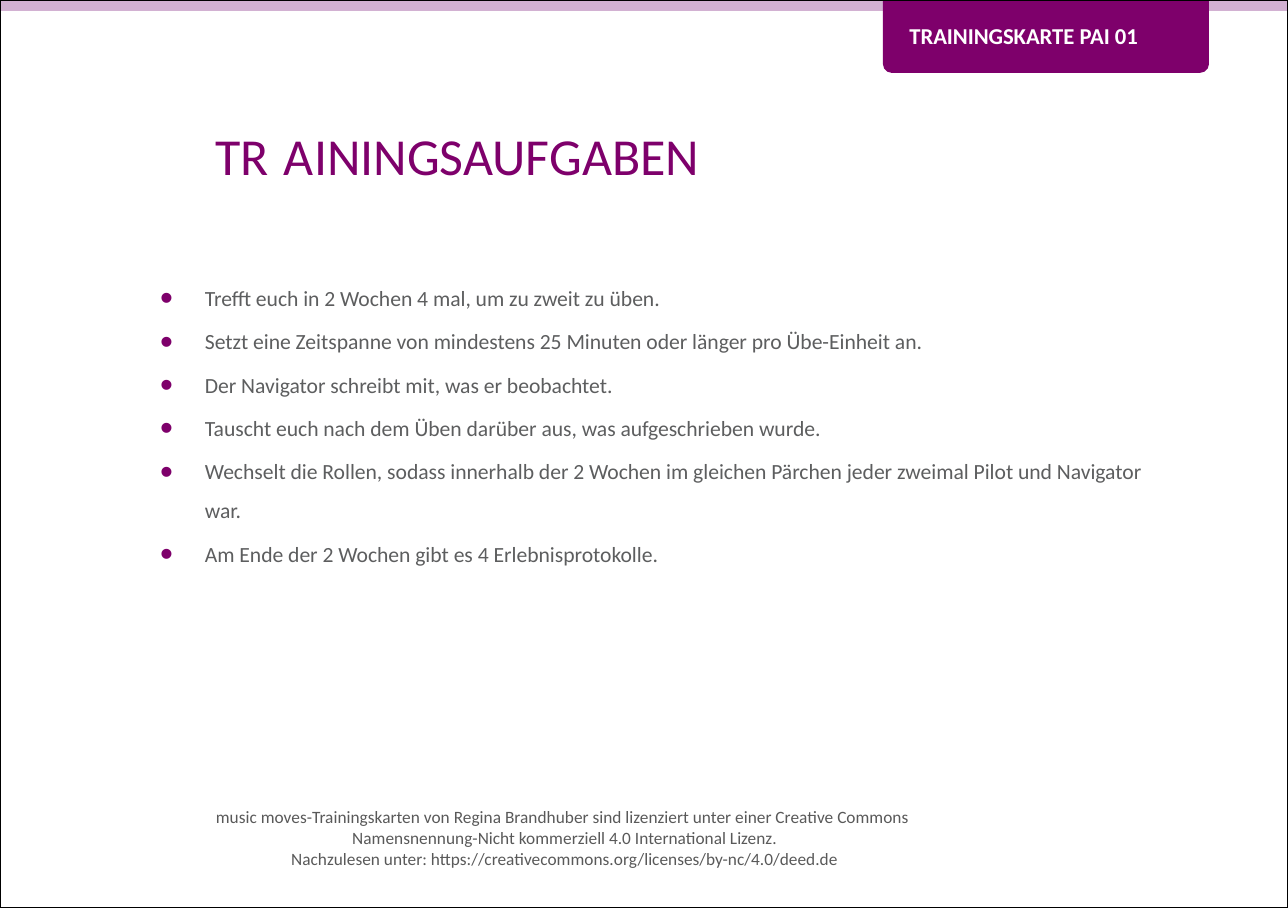
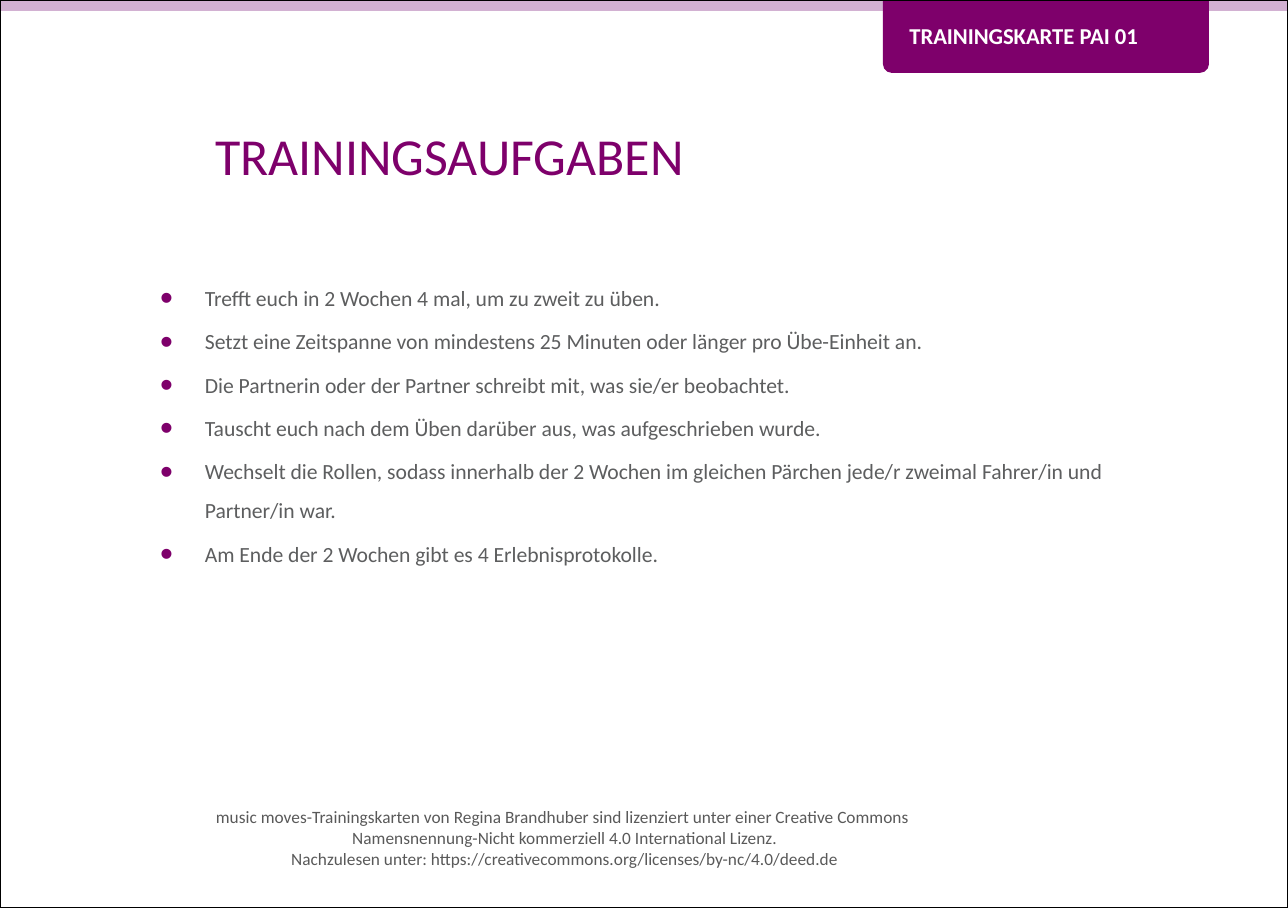
Before and after one commit to Teamtool/training-materials, a slide deck: slide 2 of training-cards/music moves/Pairing (PAI)/ger/apprentice/ger_PAI_01_Aufmerksamkeit_schenken_MM_A.pptx. Drawn at 1288x908 pixels with LibreOffice and Linux fonts; fonts in the diff are those of the drawing; background and template pictures are left out. Boxes give left, top, right and bottom in pixels: in the first picture for what was removed or moved away, otherwise in the second. Text is boxed around its words. In the diff, an @@ line names an element or a change of style, - is before the commit and + after.

```diff
--- a/training-cards/music moves/Pairing (PAI)/ger/apprentice/ger_PAI_01_Aufmerksamkeit_schenken_MM_A.pptx
+++ b/training-cards/music moves/Pairing (PAI)/ger/apprentice/ger_PAI_01_Aufmerksamkeit_schenken_MM_A.pptx
@@ text at box(215, 141, 683, 176): spaces changed @@
-TR AININGSAUFGABEN
+TRAININGSAUFGABEN
@@ text at box(205, 378, 790, 396): text changed @@
-• Der Navigator schreibt mit, was er beobachtet.
+• Die Partnerin oder der Partner schreibt mit, was sie/er beobachtet.
@@ text at box(205, 464, 1102, 519): text changed @@
-• Wechselt die Rollen, sodass innerhalb der 2 Wochen im gleichen Pärchen jeder zweimal Pilot und Navigator war.
+• Wechselt die Rollen, sodass innerhalb der 2 Wochen im gleichen Pärchen jede/r zweimal Fahrer/in und Partner/in war.
```
Also in this commit, not shown: 1 other slide changed, 1 other file.
